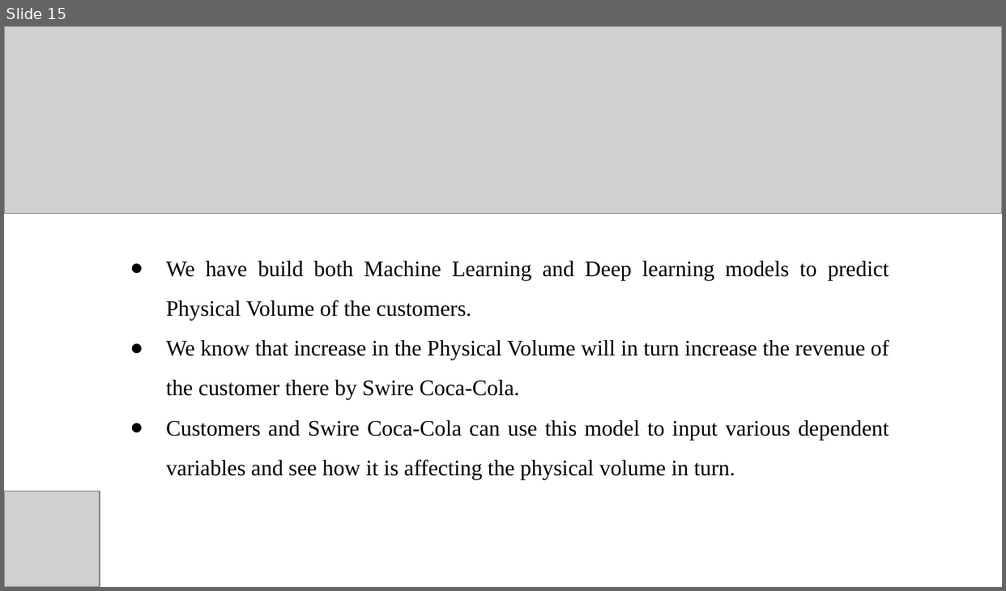
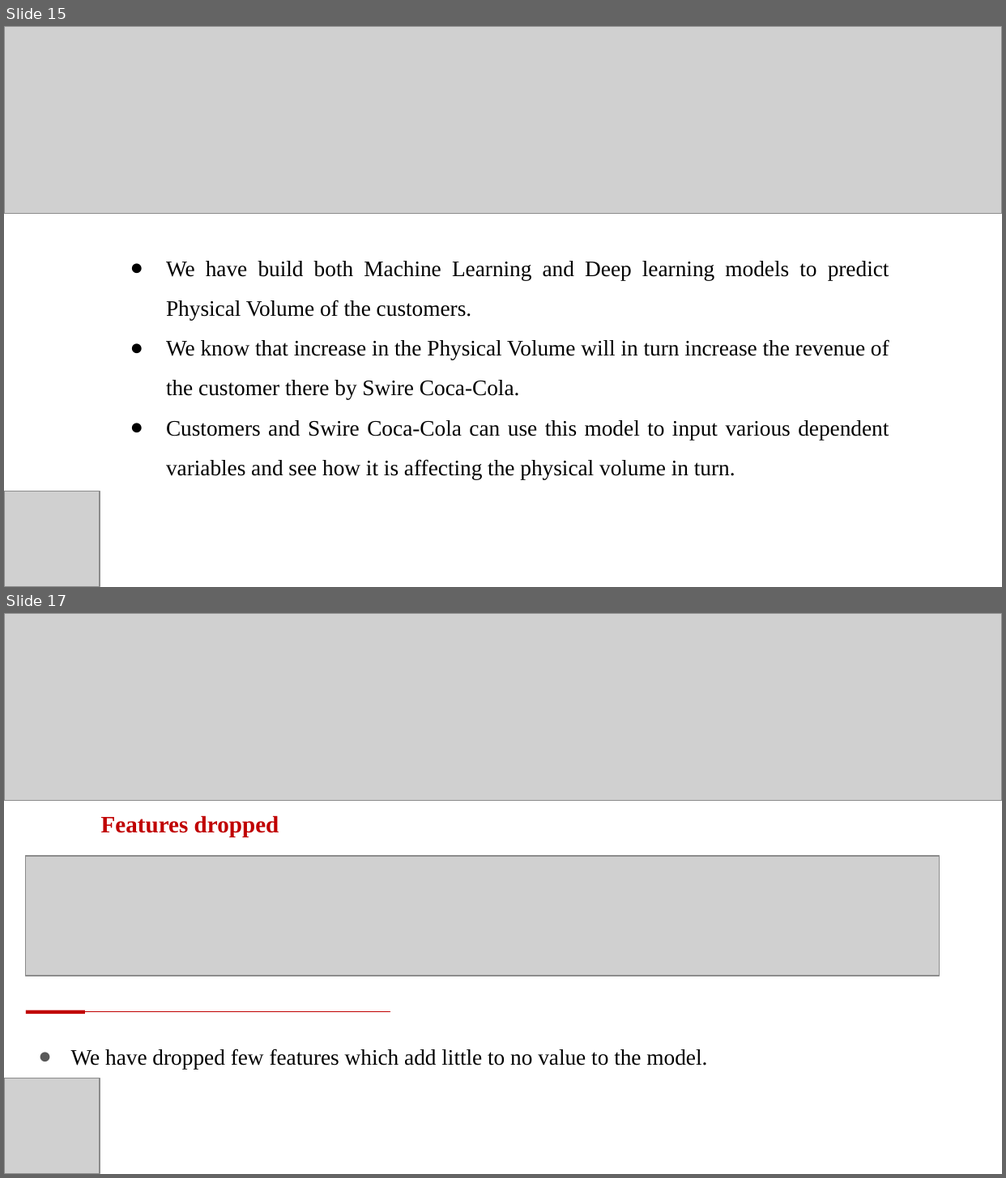
Before and after one commit to ShreyaRokati/MSBA-Capstone-Team-Submission, a slide deck: MSBA Capestone Presentation .pptx. Shown one above the other, each under a label of ours: slide 15 before the commit, slides 15 and 17 after it; the slides between them are not shown. The pictures are 1006x591 and 1006x1178 pixels, drawn with LibreOffice and Linux fonts; fonts in the diff are those of the drawing; grey boxes stand for pictures. Boxes give left, top, right and bottom in pixels: in the first picture for what was removed or moved away, otherwise in the second. Text is boxed around its words. In the diff, an @@ line names an element or a change of style, - is before the commit and + after.

```diff
--- a/MSBA Capestone Presentation .pptx
+++ b/MSBA Capestone Presentation .pptx
@@ slide 17 added at [4,613,1002,1174], background #FFFFFF @@
@@ picture added at [4,613,1002,801] @@
@@ text added at [101,815,279,837], 17 pt, text #C00000, bold @@
+Features dropped
@@ picture added at [26,857,939,976] @@
@@ rectangle added at [26,1010,85,1014], fill #C00000 @@
@@ line added from (82, 1012) to (390, 1012), #C00000 0.75 pt @@
@@ text added at [71,1049,707,1069], 16 pt, text #000000 @@
+● We have dropped few features which add little to no value to the model.
@@ picture added at [4,1079,100,1174] @@
```
Also in this commit, not shown: 9 slides changed.
